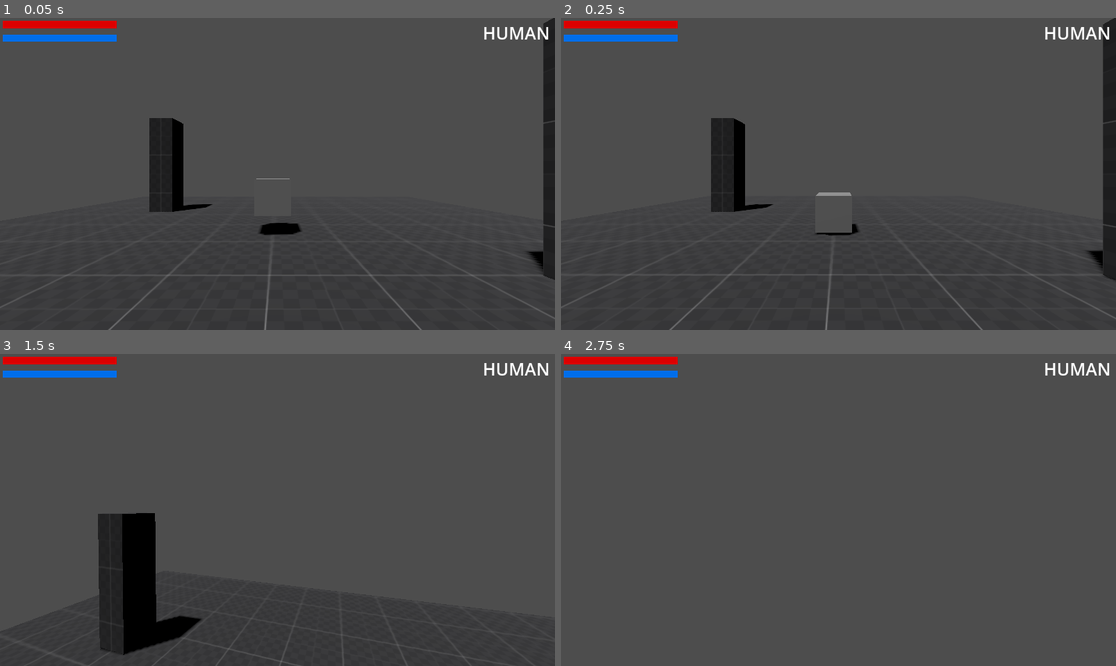
Above: before the commit, frames 1-4 (two rows, left to right).
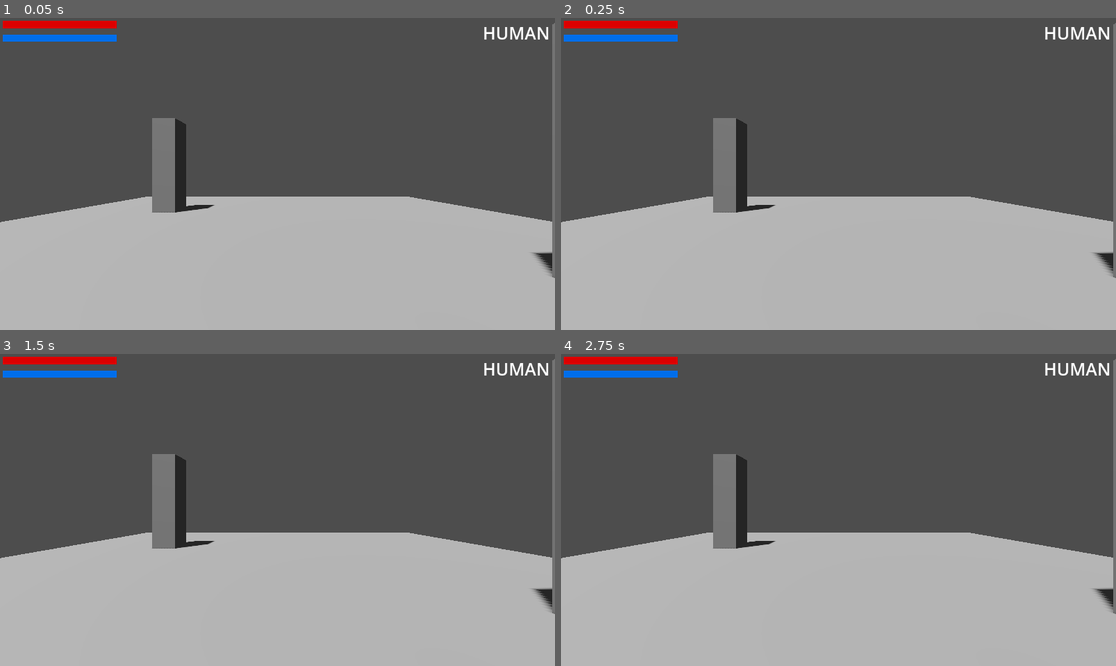
Above: after the commit, the same moments.

Repository: SpaceMoreDev/Codename_Retribution
Game: Godot game, scene res://Scenes/Main.tscn
Same seed, same stepped clock (60 frames per second), same inputs: the game is played once before the commit and once after it.
Inputs (mouse positions are in pixels of both pictures, inside the frame that each line leads up to):
- Up to frame 1 (0.05 s): no input
- Up to frame 2 (0.25 s): no input
- Up to frame 3 (1.5 s): move the mouse to (305, 510) at 0.52 s; hold W (UP) from 0.53 s (still down); tap Shift (RUN, bound only before the commit) at 0.6 s; tap Space (JUMP, bound only before the commit) at 0.77, 0.8, 1.07, 1.35 s; move the mouse to (249, 510) at 1.27 s
- Up to frame 4 (2.75 s): keep holding W (UP); tap Space (JUMP, bound only before the commit) at 1.52, 1.82, 2.3 s; tap Shift (RUN, bound only before the commit) at 1.55, 2.1 s; move the mouse to (849, 503) at 2.02 s

The runs differ from the first frame. In frame 1, 44% of the frame differs, in the area x 0-100%, y 0-100%; in frame 2, 44%; in frame 3, 43%; in frame 4, 42%.

Commit message:
Revert "Added FPS movement"
This reverts commit 25a708619ae200f04d04ad9c286ff6b591928213.

Diff:
--- a/Scenes/Main.tscn
+++ b/Scenes/Main.tscn
@@ -1,38 +1,21 @@
-[gd_scene load_steps=8 format=3 uid="uid://bp755b7h6vn0g"]
+[gd_scene load_steps=4 format=3 uid="uid://bp755b7h6vn0g"]
 
-[ext_resource type="Texture2D" uid="uid://crpfoqnttwg4n" path="res://Assets/Elements/texture_07.png" id="1_56hiw"]
 [ext_resource type="PackedScene" uid="uid://qc046bctp57n" path="res://Scenes/Packed/player.tscn" id="1_h4rhp"]
-[ext_resource type="Environment" uid="uid://bmwnikfnyrnx8" path="res://Assets/Data/EnviromentData.tres" id="2_ack0i"]
+
+[sub_resource type="Environment" id="Environment_ratbs"]
 
 [sub_resource type="CameraAttributesPractical" id="CameraAttributesPractical_njfob"]
-dof_blur_far_enabled = true
-dof_blur_far_distance = 5.46
-dof_blur_amount = 0.17
-
-[sub_resource type="StandardMaterial3D" id="StandardMaterial3D_ktdnk"]
-albedo_texture = ExtResource("1_56hiw")
-uv1_triplanar = true
-
-[sub_resource type="BoxShape3D" id="BoxShape3D_50uxd"]
-
-[sub_resource type="BoxMesh" id="BoxMesh_w7t7b"]
 
 [node name="World" type="Node3D"]
-
-[node name="Characters" type="Node3D" parent="."]
-
-[node name="Player" parent="Characters" instance=ExtResource("1_h4rhp")]
 
 [node name="Enviroment" type="Node3D" parent="."]
 
 [node name="WorldEnvironment" type="WorldEnvironment" parent="Enviroment"]
-environment = ExtResource("2_ack0i")
+environment = SubResource("Environment_ratbs")
 camera_attributes = SubResource("CameraAttributesPractical_njfob")
 
 [node name="CSGBox3D" type="CSGBox3D" parent="Enviroment"]
 transform = Transform3D(1, 0, 0, 0, 1, 0, 0, 0, 1, 0, -0.504995, 0)
-material_override = SubResource("StandardMaterial3D_ktdnk")
-use_collision = true
 size = Vector3(11.6724, 1, 18.1756)
 
 [node name="CSGBox3D" type="CSGBox3D" parent="Enviroment/CSGBox3D"]
@@ -47,17 +30,10 @@
 transform = Transform3D(0.465651, 0, 0, 0, 0.465651, 0, 0, 0, 0.465651, -6.44259, -4.88307, -22.9179)
 size = Vector3(2.79936, 14.256, 2.9697)
 
-[node name="Item" type="RigidBody3D" parent="Enviroment"]
-transform = Transform3D(1, 0, 0, 0, 1, 0, 0, 0, 1, 0, 0.614977, -3.60312)
-
-[node name="CollisionShape3D" type="CollisionShape3D" parent="Enviroment/Item"]
-transform = Transform3D(0.601363, 0, 0, 0, 0.601363, 0, 0, 0, 0.601363, 0, 0, 0)
-shape = SubResource("BoxShape3D_50uxd")
-
-[node name="MeshInstance3D" type="MeshInstance3D" parent="Enviroment/Item"]
-transform = Transform3D(0.601363, 0, 0, 0, 0.601363, 0, 0, 0, 0.601363, 0, 0, 0)
-mesh = SubResource("BoxMesh_w7t7b")
-
 [node name="DirectionalLight3D" type="DirectionalLight3D" parent="Enviroment"]
 transform = Transform3D(0.965926, -0.0669873, -0.25, 0.258819, 0.25, 0.933013, 0, -0.965926, 0.258819, 0, 5, 0)
 shadow_enabled = true
+
+[node name="Characters" type="Node3D" parent="."]
+
+[node name="Player" parent="Characters" instance=ExtResource("1_h4rhp")]
--- a/Scenes/Packed/player.tscn
+++ b/Scenes/Packed/player.tscn
@@ -1,12 +1,12 @@
-[gd_scene load_steps=7 format=3 uid="uid://qc046bctp57n"]
+[gd_scene load_steps=6 format=3 uid="uid://qc046bctp57n"]
 
 [ext_resource type="Script" path="res://Scripts/Player/PlayerController.gd" id="1_ej1b3"]
 [ext_resource type="Script" path="res://Scripts/Player/PlayerStats.gd" id="1_sce2v"]
-[ext_resource type="Script" path="res://Scripts/Player/PlayerCamera.gd" id="2_ikepb"]
-[ext_resource type="Environment" uid="uid://bmwnikfnyrnx8" path="res://Assets/Data/EnviromentData.tres" id="2_kkw05"]
-[ext_resource type="Texture2D" uid="uid://bjculae7udaoi" path="res://Assets/Elements/NBeast_Bar.png" id="3_g1rrn"]
+[ext_resource type="Texture2D" uid="uid://dxvfvq3vn03ba" path="res://NBeast_Bar.png" id="2_kkkfp"]
 
 [sub_resource type="CapsuleShape3D" id="CapsuleShape3D_tn7cq"]
+
+[sub_resource type="Environment" id="Environment_rb571"]
 
 [node name="Player" type="CharacterBody3D" node_paths=PackedStringArray("Stats")]
 transform = Transform3D(1, 0, 0, 0, 1, 0, 0, 0, 1, 0, 1.00689, 0)
@@ -16,10 +16,8 @@
 [node name="CollisionShape3D" type="CollisionShape3D" parent="."]
 shape = SubResource("CapsuleShape3D_tn7cq")
 
-[node name="Camera" type="Camera3D" parent="."]
-transform = Transform3D(1, 0, 0, 0, 1, 0, 0, 0, 1, 0, 0.920377, 0)
-environment = ExtResource("2_kkw05")
-script = ExtResource("2_ikepb")
+[node name="Camera3D" type="Camera3D" parent="."]
+environment = SubResource("Environment_rb571")
 
 [node name="Stats" type="Node3D" parent="."]
 script = ExtResource("1_sce2v")
@@ -33,8 +31,8 @@
 offset_bottom = 60.0
 scale = Vector2(0.68, 0.284476)
 value = 100.0
-texture_under = ExtResource("3_g1rrn")
-texture_progress = ExtResource("3_g1rrn")
+texture_under = ExtResource("2_kkkfp")
+texture_progress = ExtResource("2_kkkfp")
 tint_under = Color(0, 0, 0, 1)
 tint_progress = Color(0.866667, 0, 0, 1)
 
@@ -45,8 +43,8 @@
 offset_bottom = 88.0
 scale = Vector2(0.68, 0.284476)
 value = 100.0
-texture_under = ExtResource("3_g1rrn")
-texture_progress = ExtResource("3_g1rrn")
+texture_under = ExtResource("2_kkkfp")
+texture_progress = ExtResource("2_kkkfp")
 tint_under = Color(0, 0, 0, 1)
 tint_progress = Color(0, 0.431373, 0.921569, 1)
 
--- a/Scripts/Player/PlayerCamera.gd
+++ /dev/null
@@ -1,42 +0,0 @@
-extends Camera3D
-
-@onready var _player_head: Node3D = get_parent()
-@onready var _player_camera: Camera3D = self
-
-@onready var _sensitivity = ProjectSettings.get_setting("player/look_sensitivity")
-
-#fov variables
-const BASE_FOV = 75.0
-const FOV_CHANGE = 1.0
-
-#head bob
-@export var _frequency = 3
-@export var _amplitude = 0.08
-var t_bob = 0.0
-
-func _ready():
-	Input.mouse_mode = Input.MOUSE_MODE_CAPTURED
-#	$AnimationPlayer.play("human|Idle")
-
-func _unhandled_input(event):
-	if(event is InputEventMouseMotion):
-		_player_head.rotate_y(-event.relative.x * _sensitivity)
-		_player_camera.rotate_x(-event.relative.y * _sensitivity)
-		_player_camera.rotation.x = clamp(_player_camera.rotation.x, deg_to_rad(-40), deg_to_rad(60))
-
-func _physics_process(delta):
-	t_bob += delta * get_parent().velocity.length() * float(get_parent().is_on_floor())
-	_player_camera.transform.origin = head_bobbing(t_bob)
-
-	# FOV
-	var velocity_clamped = clamp(get_parent().velocity.length(), 0.5, get_parent().SPRINT_SPEED * 2)
-	var target_fov = BASE_FOV + FOV_CHANGE * velocity_clamped
-	_player_camera.fov = lerp(_player_camera.fov, target_fov, delta * 8.0)
-
-
-
-func head_bobbing(time)->Vector3:
-	var pos = Vector3.ZERO
-	pos.y = sin(time *_frequency) * _amplitude
-	pos.x = cos(time *_frequency/2) * _amplitude
-	return pos
--- a/Scripts/Player/PlayerController.gd
+++ b/Scripts/Player/PlayerController.gd
@@ -4,54 +4,5 @@
 # Player stats like health, stamina and form
 @export var Stats : PlayerStats
 
-#movement variables
-var _input : Vector2 = Vector2.ZERO
-var Speed : float = 5.0
-var Jump_Speed : float = 6.0
-var canJump : bool  = true
-var original_gravity = 10.9
-var _gravity = original_gravity
-
-
-const WALK_SPEED = 3
-const SPRINT_SPEED = 7
-
-func _ready():
-	Speed = WALK_SPEED
-
-func Jump():
-	if(canJump and Input.is_action_just_pressed("JUMP") and is_on_floor()):
-		velocity.y = Jump_Speed
-
-func Move(delta):
-	var direction = transform.basis * Vector3(_input.x, 0 , _input.y).normalized()
-
-	if(not is_on_floor()):
-		velocity.y -= _gravity * delta
-	Jump()
-
-	if(is_on_floor()):
-		if(direction):
-			velocity.x = direction.x * Speed
-			velocity.z = direction.z * Speed
-		else:
-			velocity.x = lerp(velocity.x, direction.x * Speed, delta * 6.5)
-			velocity.z = lerp(velocity.z, direction.z * Speed, delta * 6.5)
-	else:
-		velocity.x = lerp(velocity.x, direction.x * Speed, delta * 3.0)
-		velocity.z = lerp(velocity.z, direction.z * Speed, delta * 3.0)
-
-	move_and_slide()
-
-
-@warning_ignore("unused_parameter")
 func _process(delta):
-	_input = Input.get_vector("LEFT","RIGHT","UP","DOWN")
-
-	if(Input.is_action_just_pressed("RUN")):
-		Speed = SPRINT_SPEED
-	elif(Input.is_action_just_released("RUN")):
-		Speed = WALK_SPEED
-
-func _physics_process(delta):
-	Move(delta)
+	pass
--- a/project.godot
+++ b/project.godot
@@ -13,8 +13,6 @@
 config/name="codename: Retribution"
 run/main_scene="res://Scenes/Main.tscn"
 config/features=PackedStringArray("4.1", "GL Compatibility")
-boot_splash/bg_color=Color(0, 0, 0, 1)
-boot_splash/show_image=false
 config/icon="res://icon.svg"
 
 [input]
@@ -59,20 +57,6 @@
 , Object(InputEventKey,"resource_local_to_scene":false,"resource_name":"","device":-1,"window_id":0,"alt_pressed":false,"shift_pressed":false,"ctrl_pressed":false,"meta_pressed":false,"pressed":false,"keycode":0,"physical_keycode":67,"key_label":0,"unicode":99,"echo":false,"script":null)
 ]
 }
-RUN={
-"deadzone": 0.5,
-"events": [Object(InputEventKey,"resource_local_to_scene":false,"resource_name":"","device":-1,"window_id":0,"alt_pressed":false,"shift_pressed":false,"ctrl_pressed":false,"meta_pressed":false,"pressed":false,"keycode":0,"physical_keycode":4194325,"key_label":0,"unicode":0,"echo":false,"script":null)
-]
-}
-JUMP={
-"deadzone": 0.5,
-"events": [Object(InputEventKey,"resource_local_to_scene":false,"resource_name":"","device":-1,"window_id":0,"alt_pressed":false,"shift_pressed":false,"ctrl_pressed":false,"meta_pressed":false,"pressed":false,"keycode":0,"physical_keycode":32,"key_label":0,"unicode":32,"echo":false,"script":null)
-]
-}
-
-[player]
-
-look_sensitivity=0.005
 
 [rendering]
 
Not shown, removed: Assets/Elements/NBeast_Bar.png.import
Binary file removed: Assets/Elements/texture_07.png
Renamed: Assets/Elements/NBeast_Bar.png -> NBeast_Bar.png
Not shown, changed: NBeast_Bar.png.import
Not shown, changed: .gitignore
